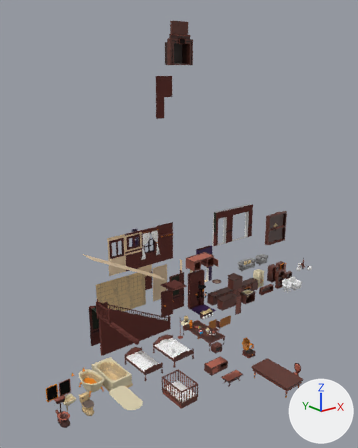
Renders of the FBX model Assets/Models/Builds_Models/Build01.fbx from each side of a commit.
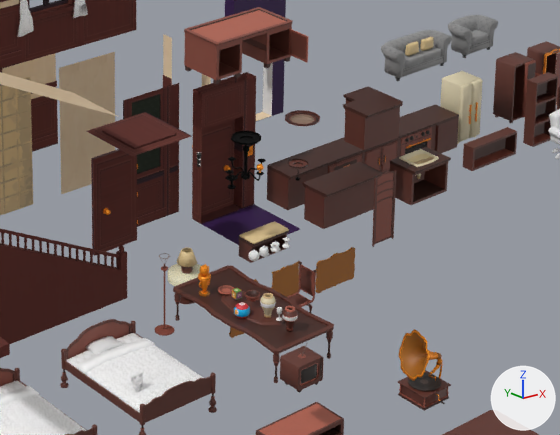
There are two pictures of each version: one whole from a camera (50 mm lens) standing at (-30.1, -33.9, 24.7) and looking at (-3.6, -0.8, 11.4), one close up on the part from 38% to 80% of the width and 56% to 82% of the height. Arrows for +X, +Y and +Z are at lower right; the lights stay in place. The first two pictures are the older version. Where no turn or scale is listed for an object, it has been applied to the vertices.

In view in the first close-up: 'Bedspread', 'Desk01', 'Door0_Flipped', 'DoorFrame03', 'Kitchen_Furtniture_Center', 'Kitchen_Furtniture_Center_angle', 'Stairs_Ramp', 'Table_Large01', 'Wall0', 'Wall1', 'WallTile01', 'bed_01' and 86 more.
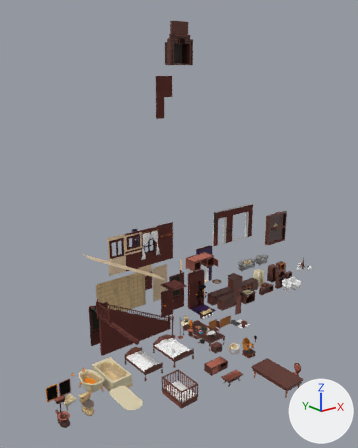
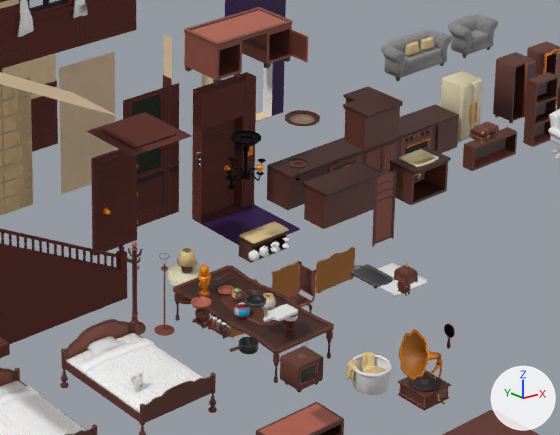
Where the newer file only moved an object's origin or applied its transform, the numbers keep the older frame.

Location of each change, (x1, y1, x2, y2) in pixels of the close-ups (560 x 435 px):
'wickerBasket', added: after (346, 352, 392, 395)
'coatRack', added (brown): after (126, 241, 146, 335)
'platter', added: after (350, 264, 393, 289)
'dialScale', added (brown): after (191, 296, 212, 329)
'woodPlank', added: after (263, 304, 298, 322)
'Saucepan', added: after (229, 337, 259, 354)
'suitCase_Open', added: after (471, 121, 499, 138)
'Stove', added: after (236, 294, 266, 308)
'bathroomCarpet01', added: after (380, 276, 428, 296)
'jewelryBox_Open', added: after (394, 263, 418, 280)
'bathroomCarpet02', added (mostly hidden): after (378, 263, 401, 277)
'handMirror', added: after (444, 324, 455, 349)
'suitcase', added: after (471, 132, 499, 143)
'jewelryBox', added: after (394, 273, 418, 287)
'spiceRack', added: after (208, 318, 230, 338)
'alarmClock', added: after (397, 281, 411, 296)
'spicePot03', added: after (220, 322, 227, 333)
'spicePot02', added: after (216, 320, 222, 330)

What changed in the scene script:
```text
Add ob_dialscale:
    ob_dialscale = bpy.data.objects.new('dialScale', me_mesh_024)  # 891 vertices, 1748 faces; spans x -0.303..0.213, y -0.263..0.248, z -0.019..0.611; in mat_props01 (picture img_props01_psd), mat_propsa (its picture is missing)
    ob_dialscale.location = (-3.51, -2.43, 0.92)
Add ob_woodplank:
    ob_woodplank = bpy.data.objects.new('woodPlank', me_mesh_025)  # 146 vertices, 292 faces; spans x -0.601..0.329, y -0.224..0.232, z 0.004..0.076; in mat_propsa (its picture is missing)
    ob_woodplank.location = (-2.49, -4.23, 1.61)
Add ob_coatrack:
    ob_coatrack = bpy.data.objects.new('coatRack', me_mesh_031)  # 535 vertices, 1042 faces; spans x -0.28..0.29, y -0.29..0.28, z 0.0..2.47; in mat_props01 (picture img_props01_psd)
    ob_coatrack.location = (-4.08, -0.45, 0.04)
Add ob_saucepan:
    ob_saucepan = bpy.data.objects.new('Saucepan', me_mesh_027)  # 292 vertices, 572 faces; spans x -0.584..0.237, y -0.237..0.237, z -0.005..0.22; in mat_props01 (picture img_props01_psd), mat_steel (picture img_steel_png)
    ob_saucepan.location = (-3.44, -4.08, 0.9)
Add ob_jewelrybox:
    ob_jewelrybox = bpy.data.objects.new('jewelryBox', me_cube_161)  # 282 vertices, 544 faces; spans x -0.197..0.197, y -0.227..0.227, z 0.0..0.194; in mat_gold (orange #ff9922), mat_props01 (picture img_props01_psd)
    ob_jewelrybox.location = (0.46, -5.45, 2.0)
Add ob_spicepot02:
    ob_spicepot02 = bpy.data.objects.new('spicePot02', me_circle_089)  # 189 vertices, 370 faces; spans x -0.08..0.08, y -0.08..0.08, z 0.0..0.222; in mat_props01 (picture img_props01_psd), mat_propsa (its picture is missing)
    ob_spicepot02.location = (-3.5, -3.06, 1.04)
Add ob_spicepot03:
    ob_spicepot03 = bpy.data.objects.new('spicePot03', me_circle_090)  # 189 vertices, 370 faces; spans x -0.08..0.08, y -0.08..0.08, z 0.0..0.222; in mat_props01 (picture img_props01_psd), mat_propsa (its picture is missing)
    ob_spicepot03.location = (-3.5, -3.23, 1.04)
Add ob_stove:
    ob_stove = bpy.data.objects.new('Stove', me_mesh_026)  # 319 vertices, 622 faces; spans x -0.626..0.253, y -0.233..0.284, z 0.0..0.157; in mat_props01 (picture img_props01_psd), mat_steel (picture img_steel_png)
    ob_stove.location = (-2.89, -3.72, 1.8)
Add ob_alarmclock:
    ob_alarmclock = bpy.data.objects.new('alarmClock', me_mesh_030)  # 476 vertices, 916 faces; spans x -0.088..0.073, y -0.184..0.187, z 0.0..0.454; in mat_gold (orange #ff9922), mat_props01 (picture img_props01_psd), mat_propsa (its picture is missing)
    ob_alarmclock.location = (1.33, -4.59, 1.0)
Add ob_bathroomcarpet01:
    ob_bathroomcarpet01 = bpy.data.objects.new('bathroomCarpet01', me_mesh_033)  # 416 vertices, 482 faces; spans x -0.604..0.707, y -0.32..0.315, z -0.021..0.016; in mat_propsa (its picture is missing)
    ob_bathroomcarpet01.location = (2.11, -3.8, 0.62)
Add ob_spicepot01:
    ob_spicepot01 = bpy.data.objects.new('spicePot01', me_circle_088)  # 189 vertices, 370 faces; spans x -0.08..0.08, y -0.08..0.08, z 0.0..0.222; in mat_props01 (picture img_props01_psd), mat_propsa (its picture is missing)
    ob_spicepot01.location = (-3.5, -2.9, 1.04)
Add ob_suitcase_open:
    ob_suitcase_open = bpy.data.objects.new('suitCase_Open', me_cube_164)  # 156 vertices, 308 faces; spans x -0.315..0.302, y -0.402..0.01, z 0.0..0.159; in mat_gold (orange #ff9922), mat_props01 (picture img_props01_psd)
    ob_suitcase_open.location = (1.64, -6.51, 6.09)
Add ob_wickerbasket:
    ob_wickerbasket = bpy.data.objects.new('wickerBasket', me_mesh_022)  # 1652 vertices, 3125 faces; spans x -0.55..0.483, y -0.497..0.54, z 0.0..0.652; in mat_props01 (picture img_props01_psd), mat_propsa (its picture is missing)
    ob_wickerbasket.location = (-1.1, -5.91, -0.1)
Add ob_spicerack:
    ob_spicerack = bpy.data.objects.new('spiceRack', me_mesh_028)  # 126 vertices, 240 faces; spans x -0.105..0.103, y -0.291..0.29, z 0.0..0.264; in mat_props01 (picture img_props01_psd)
    ob_spicerack.location = (-3.5, -3.06, 0.93)
Add ob_suitcase:
    ob_suitcase = bpy.data.objects.new('suitcase', me_cube_163)  # 458 vertices, 891 faces; spans x -0.308..0.308, y -0.285..0.205, z -0.159..0.049; in mat_gold (orange #ff9922), mat_props01 (picture img_props01_psd)
    ob_suitcase.location = (1.63, -6.7, 6.09)
Add ob_bathroomcarpet02:
    ob_bathroomcarpet02 = bpy.data.objects.new('bathroomCarpet02', me_mesh_034)  # 416 vertices, 482 faces; spans x -0.604..0.707, y -0.32..0.315, z -0.021..0.016; in mat_propsa (its picture is missing)
    ob_bathroomcarpet02.location = (2.11, -3.08, 0.62)
Add ob_jewelrybox_open:
    ob_jewelrybox_open = bpy.data.objects.new('jewelryBox_Open', me_cube_162)  # 153 vertices, 290 faces; spans x -0.009..0.358, y -0.218..0.218, z 0.0..0.288; in mat_gold (orange #ff9922), mat_props01 (picture img_props01_psd)
    ob_jewelrybox_open.location = (0.29, -5.45, 2.19)
Add ob_handmirror:
    ob_handmirror = bpy.data.objects.new('handMirror', me_mesh_032)  # 298 vertices, 628 faces; spans x -0.039..0.039, y -0.158..0.163, z 0.0..0.64; in mat_iron (black #000000), mat_props01 (picture img_props01_psd)
    ob_handmirror.location = (-0.01, -7.36, 1.19)
Add ob_platter:
    ob_platter = bpy.data.objects.new('platter', me_cube_160)  # 306 vertices, 560 faces; spans x -0.317..0.317, y -0.574..0.582, z 0.0..0.112; in mat_steel (picture img_steel_png)
    ob_platter.location = (0.33, -4.41, 1.67)
```
